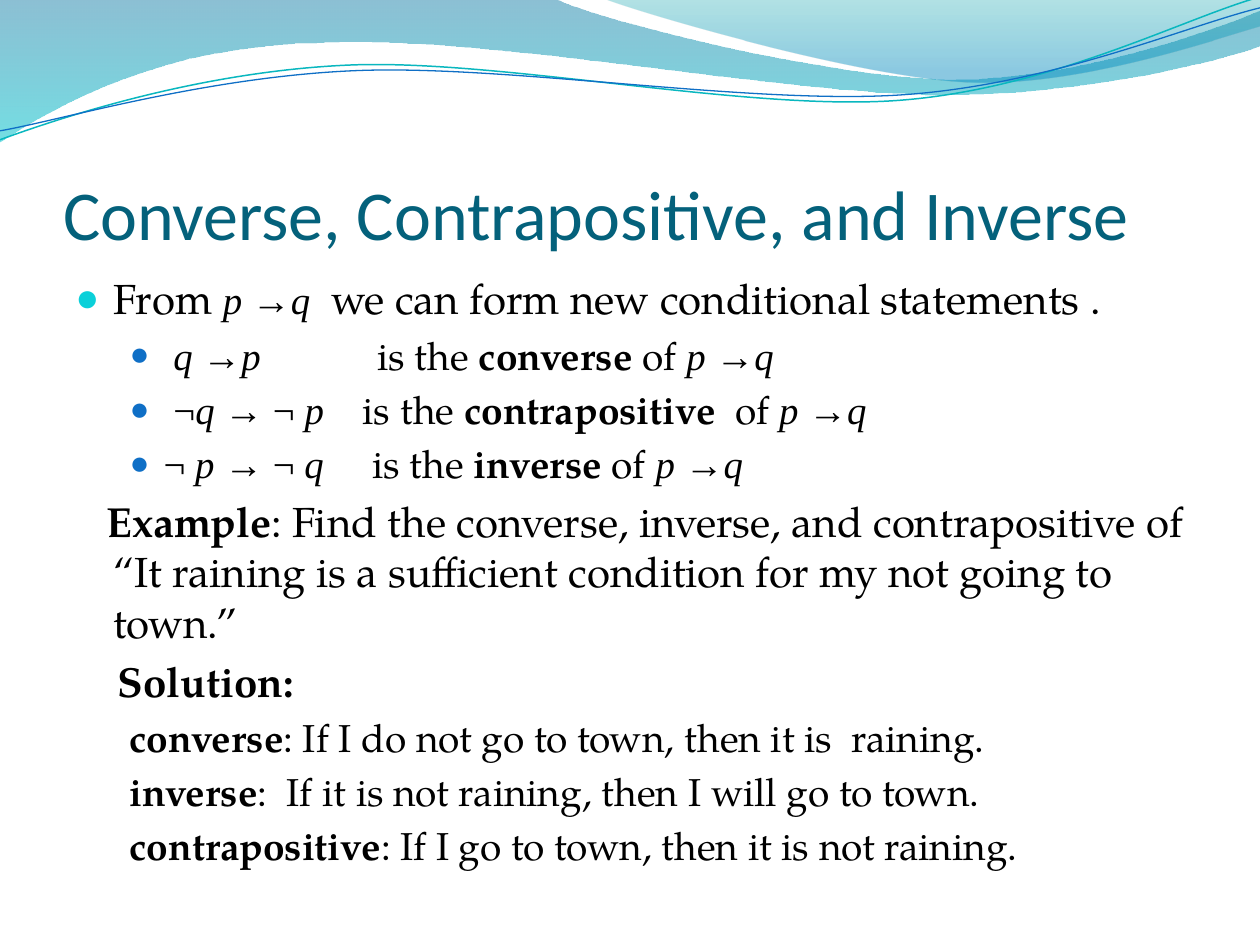
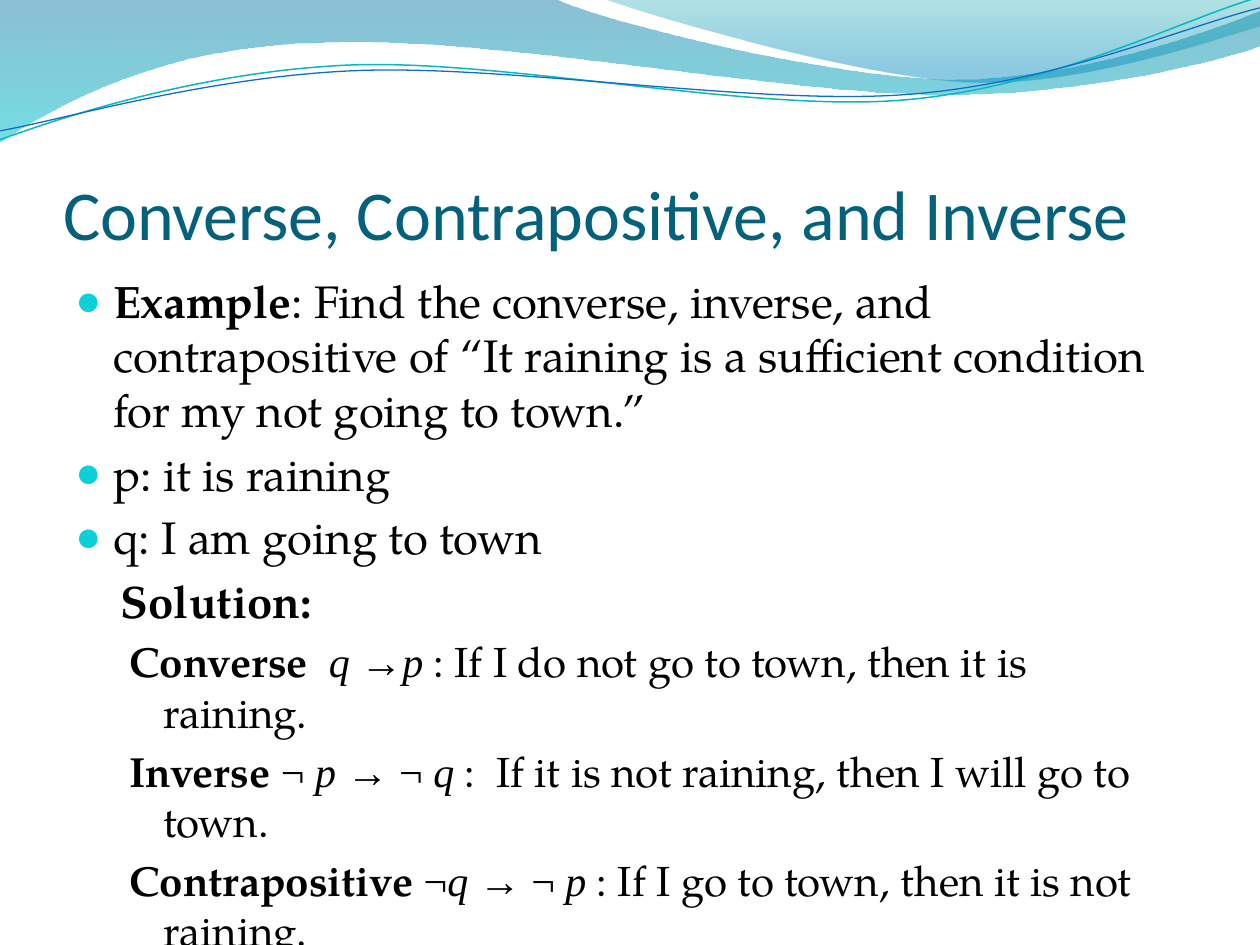
Before and after one commit to lin-chen-GA/lin-chen-GA.github.io, a slide deck: slide 19 of cs2620/slides/cs2620_notes1.pptx (slide 13 before the commit). Drawn at 1260x945 pixels with LibreOffice and Linux fonts; fonts in the diff are those of the drawing; background and template pictures are left out. Boxes give left, top, right and bottom in pixels: in the first picture for what was removed or moved away, otherwise in the second. Text is boxed around its words. In the diff, an @@ line names an element or a change of style, - is before the commit and + after.

```diff
--- a/cs2620/slides/cs2620_notes1.pptx
+++ b/cs2620/slides/cs2620_notes1.pptx
@@ text at [113,283,1080,486]: paragraphs removed @@
-● From p →q we can form new conditional statements .
-  ● q →p is the converse of p →q
-  ● ¬q → ¬ p is the contrapositive of p →q
-  ● ¬ p → ¬ q is the inverse of p →q
@@ text at [113,285,1146,619]: size 24.1 to 26 pt in "Example: Find the converse, inverse, and contrapositive ...", "Solution:"; bullet none to ● @@
@@ text at [113,461,542,567]: paragraphs added @@
+● p: it is raining
+● q: I am going to town
@@ text at [130,646,1131,908]: text changed; size 22.2 to 24 pt @@
-  converse: If I do not go to town, then it is raining.
-  inverse: If it is not raining, then I will go to town.
-  contrapositive: If I go to town, then it is not raining.
+  Converse q →p : If I do not go to town, then it is raining.
+  Inverse ¬ p → ¬ q : If it is not raining, then I will go to town.
+  Contrapositive ¬q → ¬ p : If I go to town, then it is not raining.
```
Also in this commit, not shown: 12 other slides changed, 7 slides added, 3 other files.
